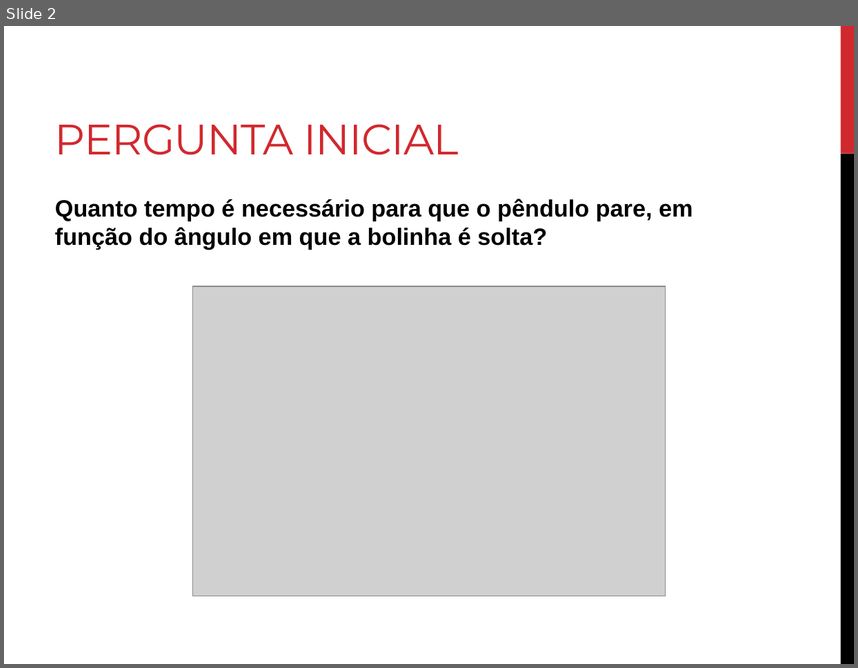
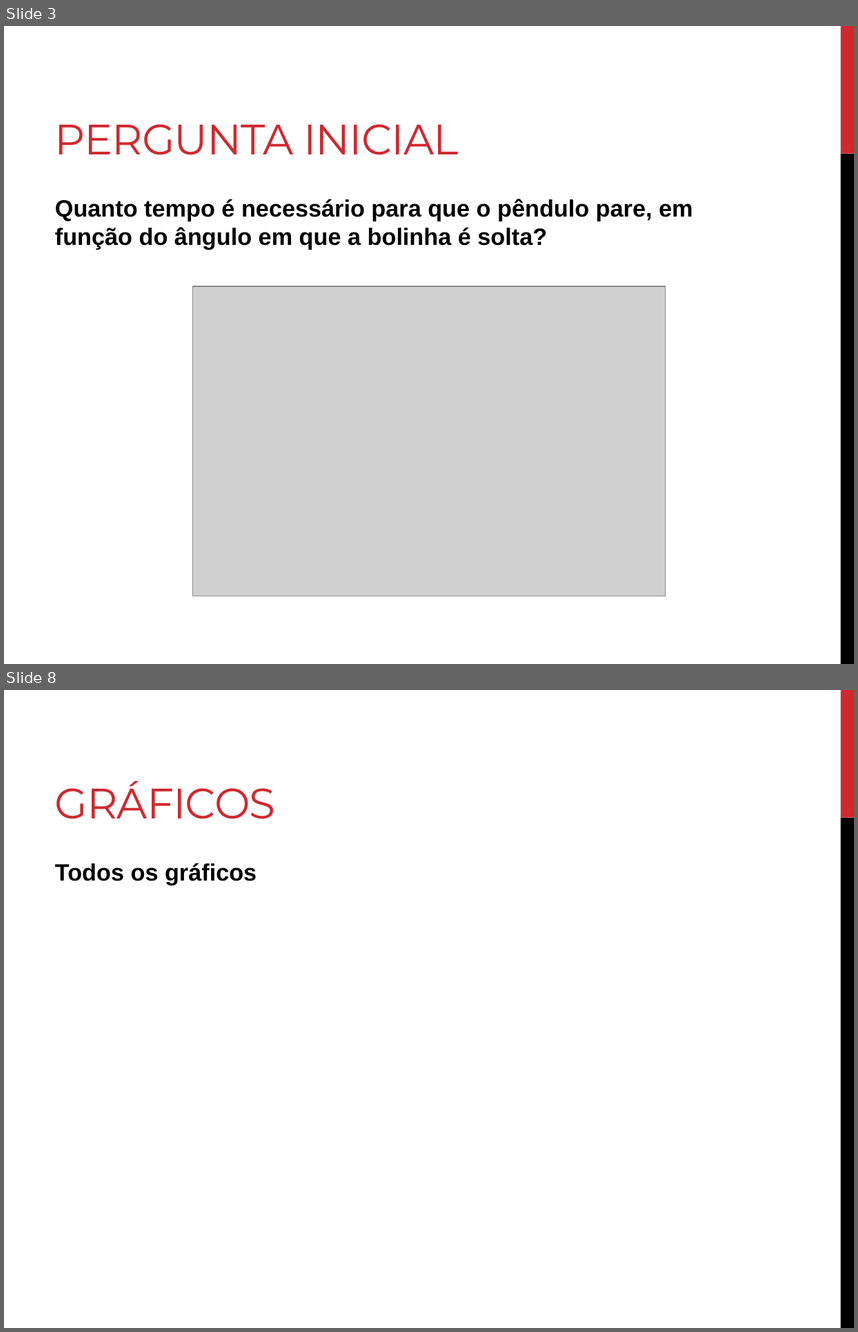
Before and after one commit to thegentil/Projeto_ModSim, a slide deck: Apresentação Final.pptx. Shown one above the other, each under a label of ours: slide 2 before the commit, slides 3 and 8 after it; the slides between them are not shown. The pictures are 858x668 and 858x1332 pixels, drawn with LibreOffice and Linux fonts; fonts in the diff are those of the drawing; grey boxes stand for pictures. Boxes give left, top, right and bottom in pixels: in the first picture for what was removed or moved away, otherwise in the second. Text is boxed around its words. In the diff, an @@ line names an element or a change of style, - is before the commit and + after.

```diff
--- a/Apresentação Final.pptx
+++ b/Apresentação Final.pptx
@@ slide 8 added at (4,690,854,1328), background #FFFFFF; not listed: 2 template elements that a slide beside it also shows @@
@@ title added at (55,780,276,819), 36 pt, text #D1282E @@
+GRÁFICOS
@@ text added at (55,863,257,885), 20 pt, text #000000, bold @@
+Todos os gráficos
@@ what was slide 2 is now slide 3 @@
```
Also in this commit, not shown: 2 slides changed, 9 other slides added.
